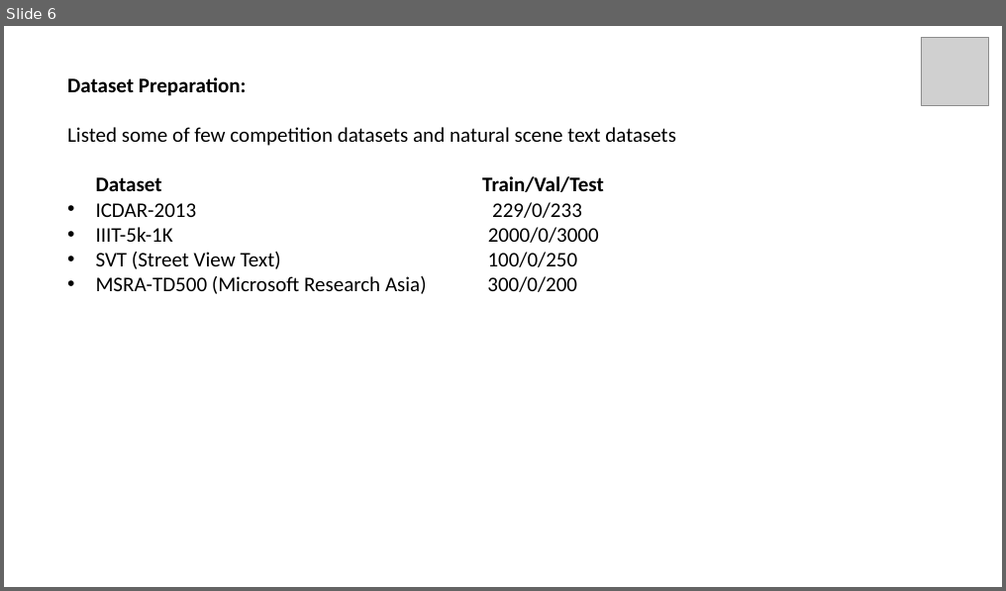
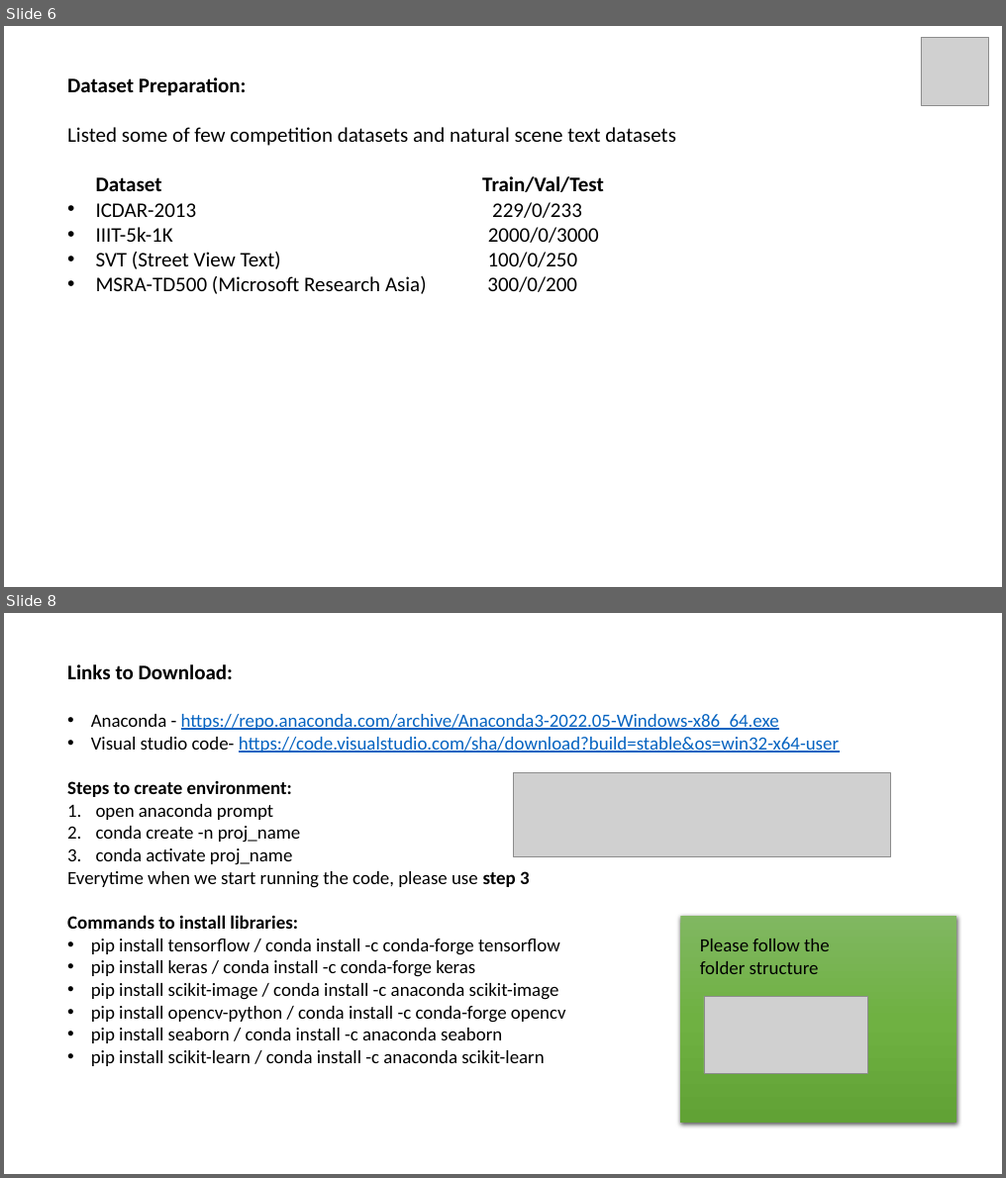
Before and after one commit to GustovalleyTechnovations/Text-Segmentation, a slide deck: Documents/Study/Project_Presentation.pptx. Shown one above the other, each under a label of ours: slide 6 before the commit, slides 6 and 8 after it; the slides between them are not shown. The pictures are 1006x591 and 1006x1178 pixels, drawn with LibreOffice and Linux fonts; fonts in the diff are those of the drawing; grey boxes stand for pictures. Boxes give left, top, right and bottom in pixels: in the first picture for what was removed or moved away, otherwise in the second. Text is boxed around its words. In the diff, an @@ line names an element or a change of style, - is before the commit and + after.

```diff
--- a/Documents/Study/Project_Presentation.pptx
+++ b/Documents/Study/Project_Presentation.pptx
@@ slide 8 added at (4,613,1002,1174), background #FFFFFF @@
@@ text added at (67,664,839,1066), 18 pt, text #000000 @@
+Links to Download:
+• Anaconda - https://repo.anaconda.com/archive/Anaconda3-2022.05-Windows-x86_64.exe
+• Visual studio code- https://code.visualstudio.com/sha/download?build=stable&os=win32-x64-user
+Steps to create environment:
+1. open anaconda prompt
+2. conda create -n proj_name
+3. conda activate proj_name
+Everytime when we start running the code, please use step 3
+Commands to install libraries:
+• pip install tensorflow / conda install -c conda-forge tensorflow
+• pip install keras / conda install -c conda-forge keras
+• pip install scikit-image / conda install -c anaconda scikit-image
+• pip install opencv-python / conda install -c conda-forge opencv
+• pip install seaborn / conda install -c anaconda seaborn
+• pip install scikit-learn / conda install -c anaconda scikit-learn
@@ picture added at (513,772,890,857) @@
@@ rectangle added at (681,916,957,1123), fill gradient #81B861 to #6FB242 to #62A336 @@
@@ text added at (700,939,830,974), 18 pt, text #000000 @@
+Please follow the folder structure
@@ picture added at (704,996,868,1073) @@
```
Also in this commit, not shown: 2 slides changed, 9 other files.
